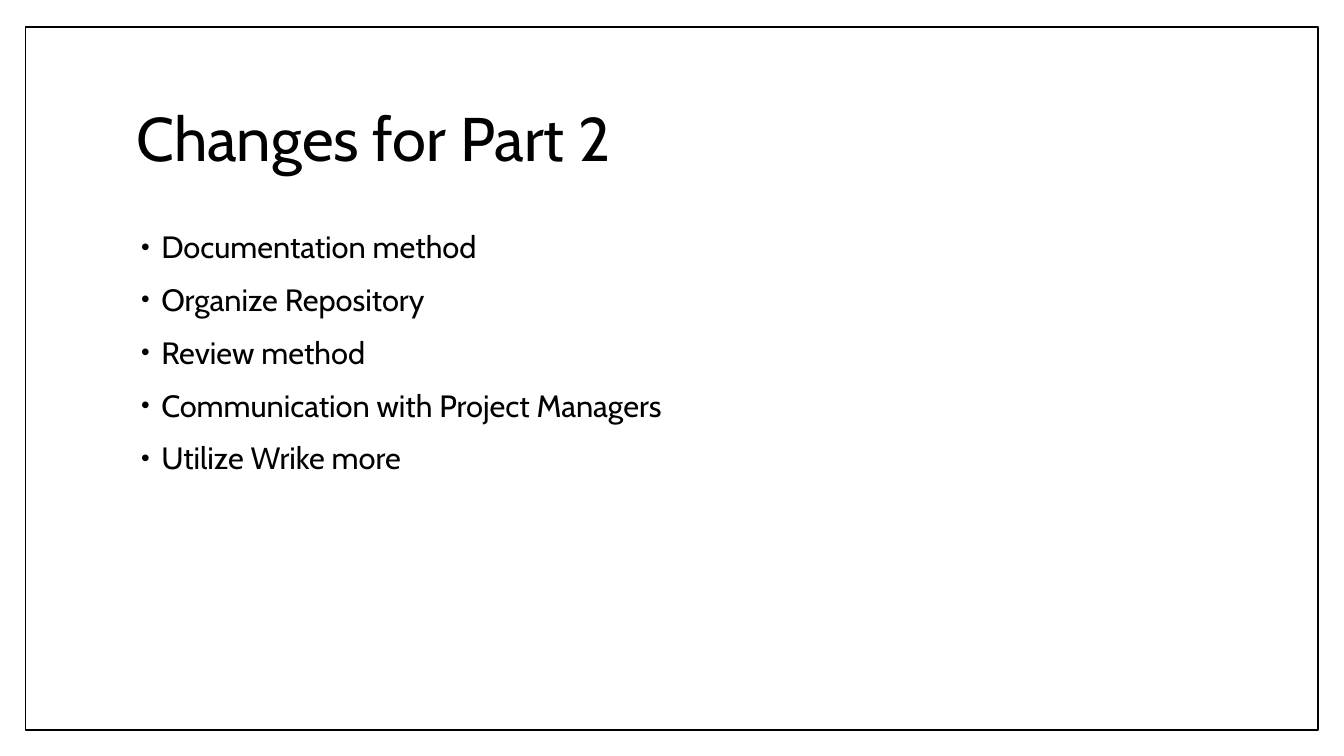
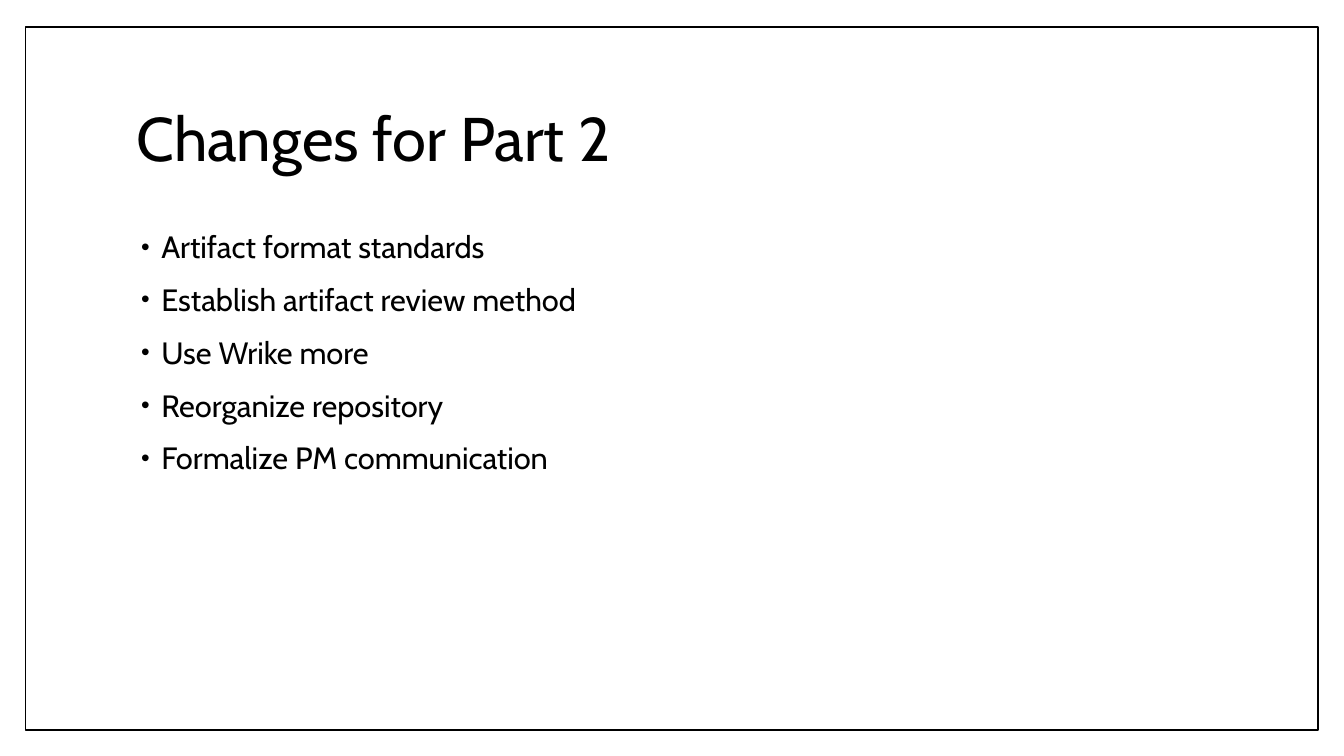
Before and after one commit to umdfeynman/umdfeynman, a slide deck: slide 22 of Work_In_Progress/CS/SPMP_Presentation_Erik_Modified.pptx. Drawn at 1344x756 pixels with LibreOffice and Linux fonts; fonts in the diff are those of the drawing. Boxes give left, top, right and bottom in pixels: in the first picture for what was removed or moved away, otherwise in the second. Text is boxed around its words. In the diff, an @@ line names an element or a change of style, - is before the commit and + after.

```diff
--- a/Work_In_Progress/CS/SPMP_Presentation_Erik_Modified.pptx
+++ b/Work_In_Progress/CS/SPMP_Presentation_Erik_Modified.pptx
@@ text at bbox=[161, 235, 576, 470]: text changed @@
-• Documentation method
-• Organize Repository
-• Review method
-• Communication with Project Managers
-• Utilize Wrike more
+• Artifact format standards
+• Establish artifact review method
+• Use Wrike more
+• Reorganize repository
+• Formalize PM communication
```
Also in this commit, not shown: 17 other slides changed.
